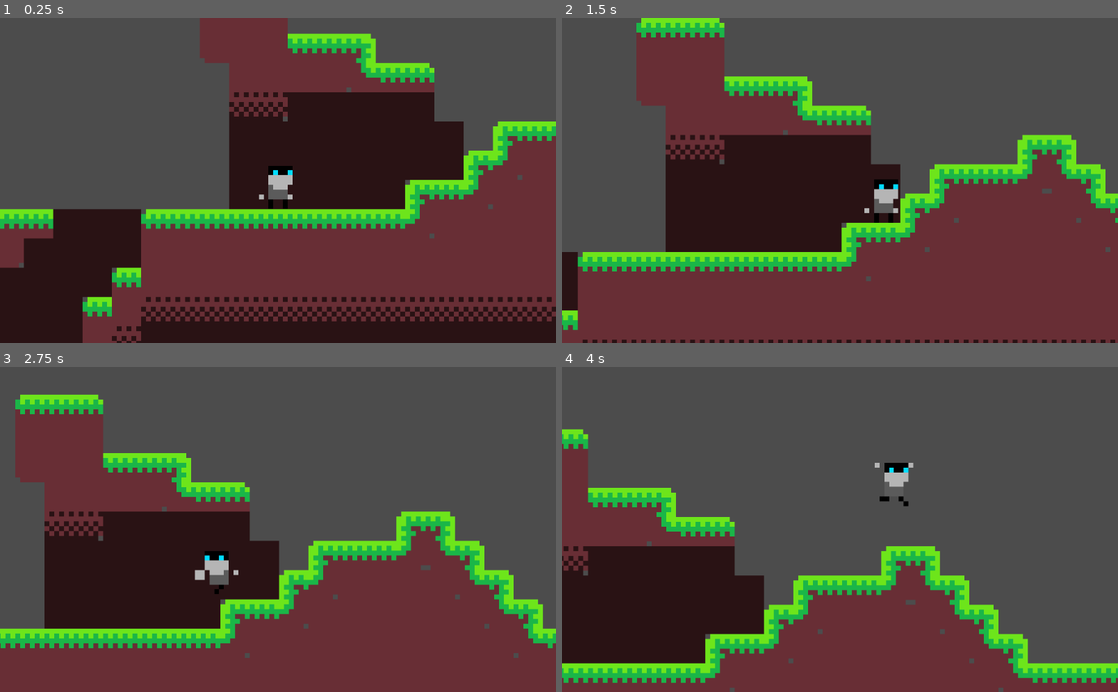
Above: before the commit, frames 1-4 (two rows, left to right).
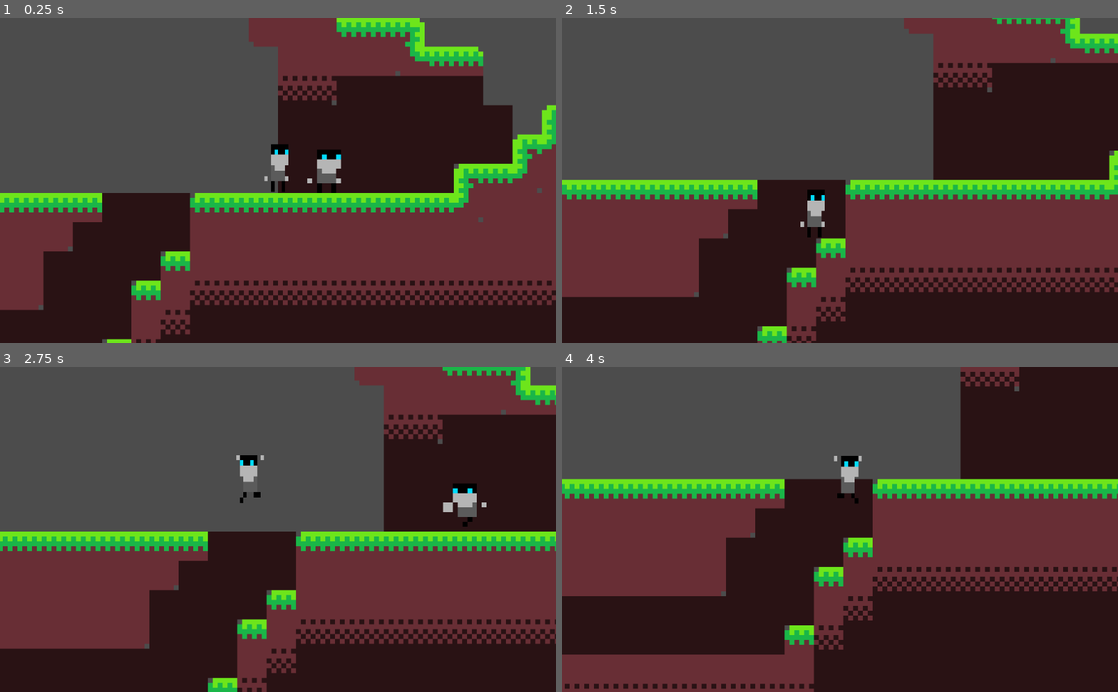
Above: after the commit, the same moments.

Repository: FiteStudios/2d-platformer-demo
Game: Godot game, scene res://World.tscn
Same seed, same stepped clock (60 frames per second), same inputs: the game is played once before the commit and once after it.
Inputs:
- Up to frame 1 (0.25 s): no input
- Up to frame 2 (1.5 s): tap Enter at 0.5 s; hold A (player2_left, bound only after the commit) 0.53-1.28 s; hold Right (ui_right) from 0.53 s (still down); tap Up (ui_up) at 0.77 s; tap D (player2_right, bound only after the commit) at 0.8, 1.35 s
- Up to frame 3 (2.75 s): tap Up (ui_up) at 1.52 s; tap W (player2_up, bound only after the commit) at 1.55 s; release Right (ui_right) at 2.03 s; hold Left (ui_left) from 2.03 s (still down); hold W (player2_up, bound only after the commit) from 2.03 s (still down); tap A (player2_left, bound only after the commit) at 2.3 s
- Up to frame 4 (4 s): release Left (ui_left) at 2.78 s; release W (player2_up, bound only after the commit) at 2.78 s; hold Right (ui_right) from 2.78 s (still down); tap A (player2_left, bound only after the commit) at 2.85 s; tap Up (ui_up) at 3.02, 3.77 s; tap D (player2_right, bound only after the commit) at 3.05 s; hold D (player2_right, bound only after the commit) from 3.53 s (still down); tap W (player2_up, bound only after the commit) at 3.8 s

The runs differ from the first frame. In frame 1, 33% of the frame differs, in the area x 0-100%, y 0-100%; in frame 2, 62%; in frame 3, 62%; in frame 4, 63%.

Commit message:
Developed player 2

Diff:
--- /dev/null
+++ b/Player2.gd
@@ -0,0 +1,43 @@
+extends KinematicBody2D
+
+# Consts never change
+const UP = Vector2(0, -1)
+const GRAVITY = 35
+const SPEED = 400
+const JUMP_HEIGHT = 800
+
+# Variable to hold new motion
+var motion = Vector2()
+
+# Called every frame
+func _physics_process(delta):
+
+	# Apply gravity to the player every frame
+	motion.y += GRAVITY
+
+	# Controls for right/left movement
+	if Input.is_action_pressed("player2_right"):
+		motion.x = SPEED
+		# Access sprite child obj, don't flip sprite
+		$Sprite.flip_h = false
+		$Sprite.play("run")
+	elif Input.is_action_pressed("player2_left"):
+		motion.x = -SPEED
+		# Access sprite child obj, flip sprite
+		$Sprite.flip_h = true
+		$Sprite.play("run")
+	else:
+		$Sprite.play("idle")
+		motion.x = 0
+
+	# Actions that can only be performed if on ground
+	if is_on_floor():
+		if Input.is_action_pressed("player2_up"):
+			motion.y = -JUMP_HEIGHT
+	else:
+		# Player is in the air here, play jump anim
+		$Sprite.play("jump")
+
+	# Apply motion and set for next frame
+	motion = move_and_slide(motion, UP)
+	pass
--- a/World.tscn
+++ b/World.tscn
@@ -7,7 +7,8 @@
 [ext_resource path="res://sprites/player/player_3.png" type="Texture" id=5]
 [ext_resource path="res://sprites/player/player_4.png" type="Texture" id=6]
 [ext_resource path="res://Camera2D.gd" type="Script" id=7]
-[ext_resource path="res://Ground.tres" type="TileSet" id=8]
+[ext_resource path="res://Player2.gd" type="Script" id=8]
+[ext_resource path="res://Ground.tres" type="TileSet" id=9]
 
 [sub_resource type="SpriteFrames" id=1]
 
@@ -17,7 +18,7 @@
 "name": "idle",
 "speed": 5.0
 }, {
-"frames": [ ExtResource( 3 ), ExtResource( 4 ), ExtResource( 5 ), ExtResource( 2 ) ],
+"frames": [ ExtResource( 3 ), null, ExtResource( 4 ), ExtResource( 5 ), ExtResource( 2 ) ],
 "loop": true,
 "name": "run",
 "speed": 6.0
@@ -31,7 +32,7 @@
 [sub_resource type="RectangleShape2D" id=2]
 
 custom_solver_bias = 0.0
-extents = Vector2( 37.2816, 52.1942 )
+extents = Vector2( 64.8745, 52.1942 )
 
 [node name="World" type="Node" index="0"]
 
@@ -94,11 +95,71 @@
 "_edit_lock_": true
 }
 
-[node name="TileMap" type="TileMap" parent="." index="1"]
+[node name="Player2" type="KinematicBody2D" parent="." index="1"]
+
+position = Vector2( 108.617, 678.219 )
+scale = Vector2( 0.581787, 0.256835 )
+input_pickable = false
+collision_layer = 1
+collision_mask = 1
+collision/safe_margin = 0.08
+script = ExtResource( 8 )
+__meta__ = {
+"_edit_group_": true
+}
+
+[node name="Sprite" type="AnimatedSprite" parent="Player2" index="0"]
+
+position = Vector2( 0, -162.847 )
+scale = Vector2( 11, 38.1412 )
+z_index = 1
+frames = SubResource( 1 )
+animation = "idle"
+playing = true
+_sections_unfolded = [ "Transform", "Z Index" ]
+
+[node name="CollisionShape2D" type="CollisionShape2D" parent="Player2" index="1"]
+
+position = Vector2( -1.43051e-006, -109.871 )
+scale = Vector2( 0.82067, 3.52714 )
+shape = SubResource( 2 )
+
+[node name="Camera2D" type="Camera2D" parent="Player2" index="2"]
+
+position = Vector2( -0.218506, 1.2168 )
+anchor_mode = 1
+rotating = false
+current = true
+zoom = Vector2( 1, 1 )
+limit_left = -10000000
+limit_top = -10000000
+limit_right = 10000000
+limit_bottom = 10000000
+limit_smoothed = false
+drag_margin_h_enabled = true
+drag_margin_v_enabled = true
+smoothing_enabled = true
+smoothing_speed = 5.0
+offset_v = 0.0
+offset_h = 0.0
+drag_margin_left = 0.1
+drag_margin_top = 0.15
+drag_margin_right = 0.1
+drag_margin_bottom = 0.15
+editor_draw_screen = true
+editor_draw_limits = false
+editor_draw_drag_margin = false
+script = ExtResource( 7 )
+_sections_unfolded = [ "Editor", "Smoothing" ]
+__meta__ = {
+"_edit_lock_": true
+}
+
+[node name="TileMap" type="TileMap" parent="." index="2"]
 
 scale = Vector2( 9, 9 )
 mode = 0
-tile_set = ExtResource( 8 )
+tile_set = ExtResource( 9 )
 cell_size = Vector2( 6, 6 )
 cell_quadrant_size = 16
 cell_custom_transform = Transform2D( 1, 0, 0, 1, 0, 0 )
@@ -118,3 +179,5 @@
 __meta__ = {
 "_edit_lock_": true
 }
+
+[node name="Node" type="Node" parent="." index="3"]
--- /dev/null
+++ b/WorldEnvironment.gd
@@ -0,0 +1,15 @@
+extends WorldEnvironment
+
+# class member variables go here, for example:
+# var a = 2
+# var b = "textvar"
+
+func _ready():
+	# Called when the node is added to the scene for the first time.
+	# Initialization here
+	pass
+
+#func _process(delta):
+#	# Called every frame. Delta is time since last frame.
+#	# Update game logic here.
+#	pass
--- a/project.godot
+++ b/project.godot
@@ -10,9 +10,21 @@
 
 [application]
 
-[application]
-
-config/name="New Game Project"
 config/name="2d-platformer-demo"
 run/main_scene="res://World.tscn"
 config/icon="res://icon.png"
+
+[input]
+
+player2_up=[ Object(InputEventKey,"resource_local_to_scene":false,"resource_name":"","device":0,"alt":false,"shift":false,"control":false,"meta":false,"command":false,"pressed":false,"scancode":87,"unicode":0,"echo":false,"script":null)
+, Object(InputEventJoypadButton,"resource_local_to_scene":false,"resource_name":"","device":1,"button_index":12,"pressure":0.0,"pressed":false,"script":null)
+ ]
+player2_down=[ Object(InputEventKey,"resource_local_to_scene":false,"resource_name":"","device":0,"alt":false,"shift":false,"control":false,"meta":false,"command":false,"pressed":false,"scancode":83,"unicode":0,"echo":false,"script":null)
+, Object(InputEventJoypadButton,"resource_local_to_scene":false,"resource_name":"","device":1,"button_index":13,"pressure":0.0,"pressed":false,"script":null)
+ ]
+player2_left=[ Object(InputEventKey,"resource_local_to_scene":false,"resource_name":"","device":0,"alt":false,"shift":false,"control":false,"meta":false,"command":false,"pressed":false,"scancode":65,"unicode":0,"echo":false,"script":null)
+, Object(InputEventJoypadButton,"resource_local_to_scene":false,"resource_name":"","device":1,"button_index":14,"pressure":0.0,"pressed":false,"script":null)
+ ]
+player2_right=[ Object(InputEventKey,"resource_local_to_scene":false,"resource_name":"","device":0,"alt":false,"shift":false,"control":false,"meta":false,"command":false,"pressed":false,"scancode":68,"unicode":0,"echo":false,"script":null)
+, Object(InputEventJoypadButton,"resource_local_to_scene":false,"resource_name":"","device":1,"button_index":15,"pressure":0.0,"pressed":false,"script":null)
+ ]
Not shown: 1 places in World.tscn that only renumber resources
